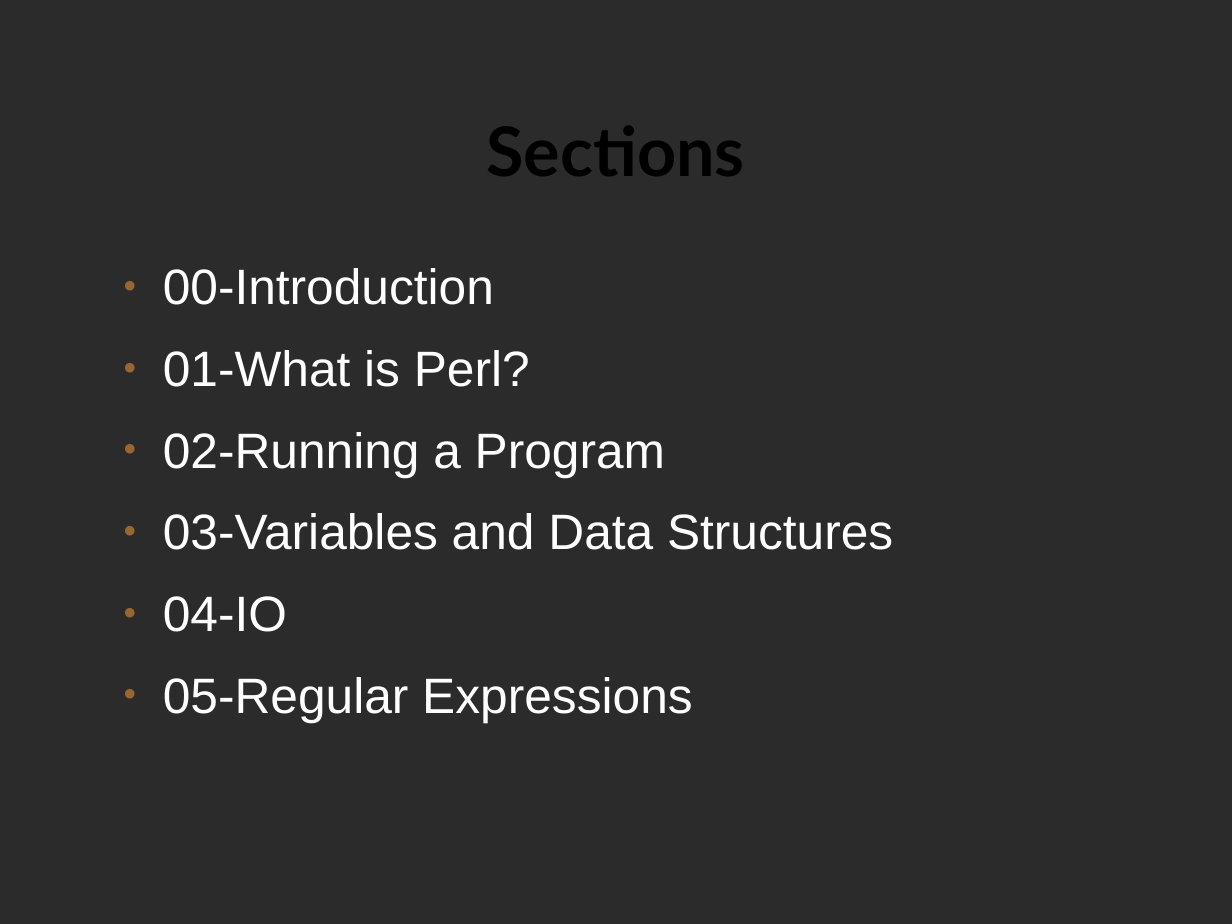
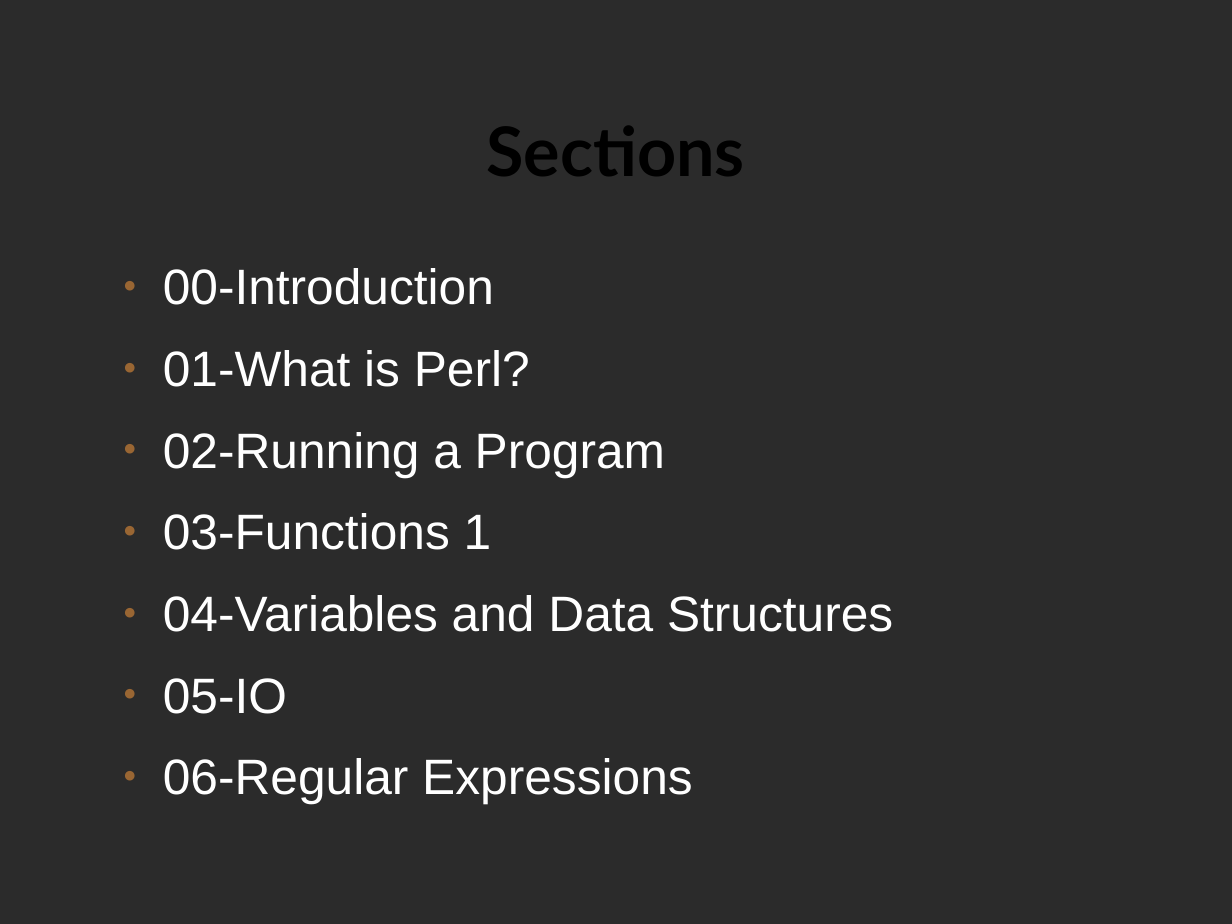
Before and after one commit to setitesuk/basic_perl_course, a slide deck: slide 8 of 00-introduction/introduction_slides.odp. Drawn at 1232x924 pixels with LibreOffice and Linux fonts; fonts in the diff are those of the drawing; background and template pictures are left out; a plain dark background stands for a picture behind light text. Boxes give left, top, right and bottom in pixels: in the first picture for what was removed or moved away, otherwise in the second. Text is boxed around its words. In the diff, an @@ line names an element or a change of style, - is before the commit and + after.

```diff
--- a/00-introduction/introduction_slides.odp
+++ b/00-introduction/introduction_slides.odp
@@ text at <box>163,513,893,804</box>: text changed @@
-● 03-Variables and Data Structures
-● 04-IO
-● 05-Regular Expressions
+● 03-Functions 1
+● 04-Variables and Data Structures
+● 05-IO
+● 06-Regular Expressions
```
Also in this commit, not shown: 1 other slide changed, 2 slides added, 2 slides removed, 6 other files.
